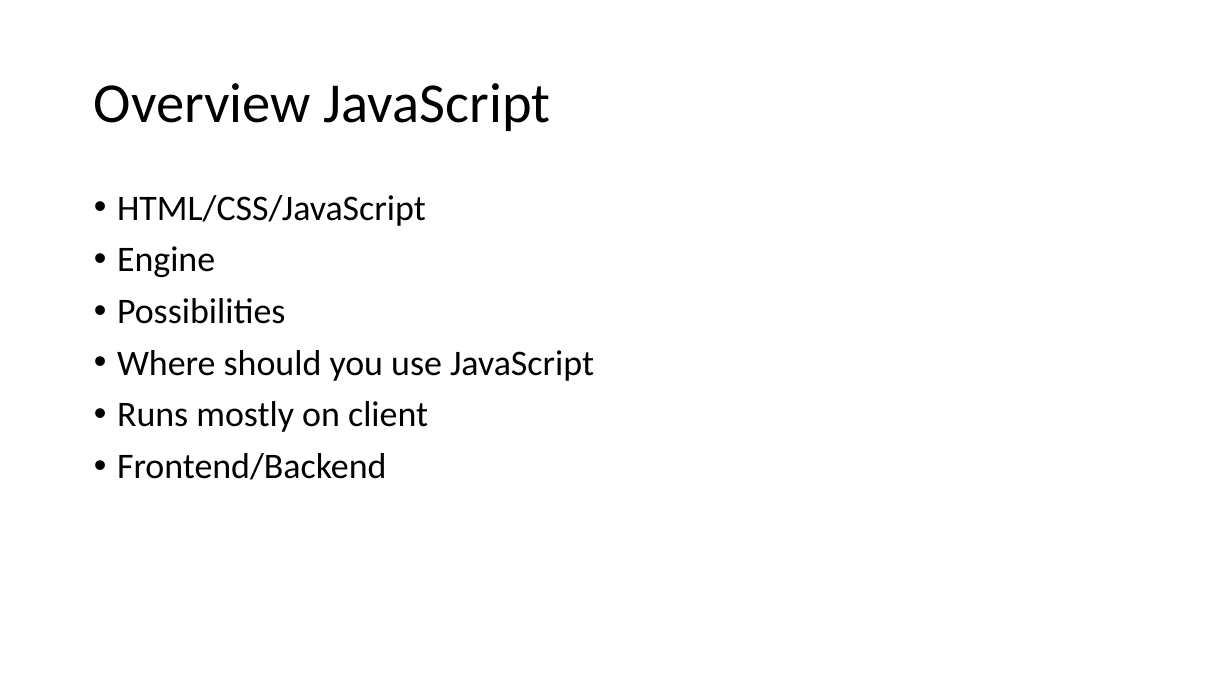
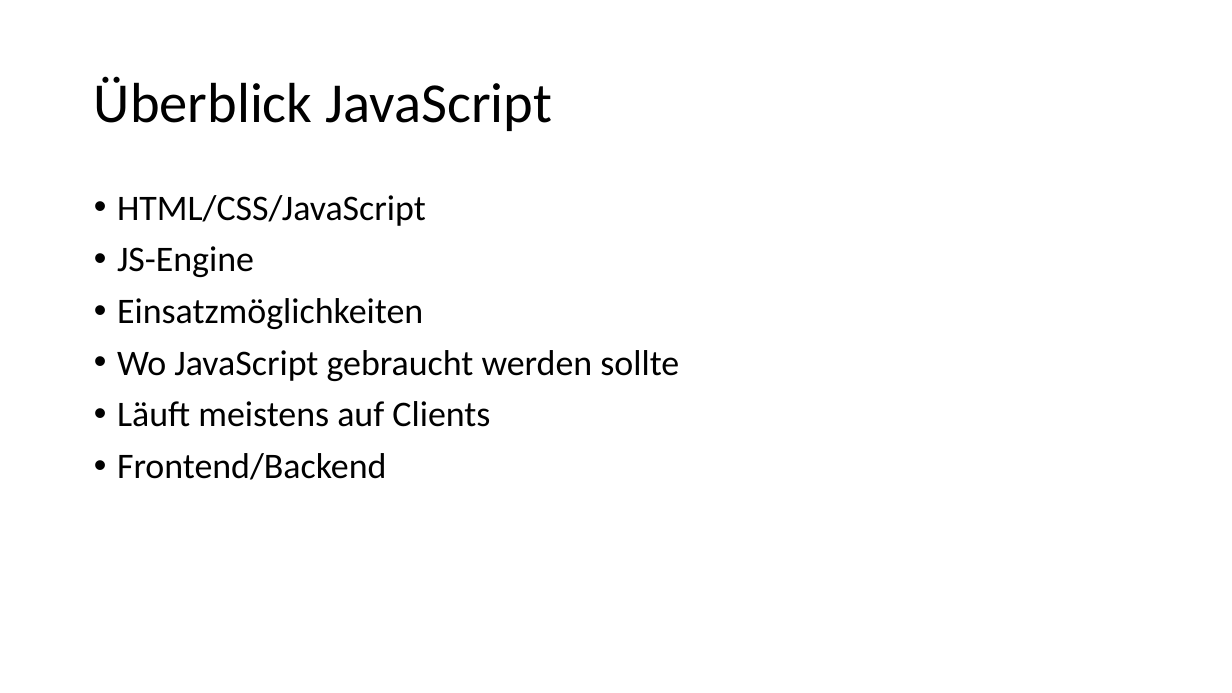
Before and after one commit to martiph/JSTraining_ICT-Campus, a slide deck: slide 2 of JSTraining.pptx. Drawn at 1232x693 pixels with LibreOffice and Linux fonts; fonts in the diff are those of the drawing. Boxes give left, top, right and bottom in pixels: in the first picture for what was removed or moved away, otherwise in the second. Text is boxed around its words. In the diff, an @@ line names an element or a change of style, - is before the commit and + after.

Commit message:
updated the presentation

```diff
--- a/JSTraining.pptx
+++ b/JSTraining.pptx
@@ title at [94, 76, 552, 131]: text changed @@
-Overview JavaScript
+Überblick JavaScript
@@ text at [117, 246, 679, 427]: text changed @@
-• Engine
-• Possibilities
-• Where should you use JavaScript
-• Runs mostly on client
+• JS-Engine
+• Einsatzmöglichkeiten
+• Wo JavaScript gebraucht werden sollte
+• Läuft meistens auf Clients
```
Also in this commit, not shown: 11 other slides changed.
